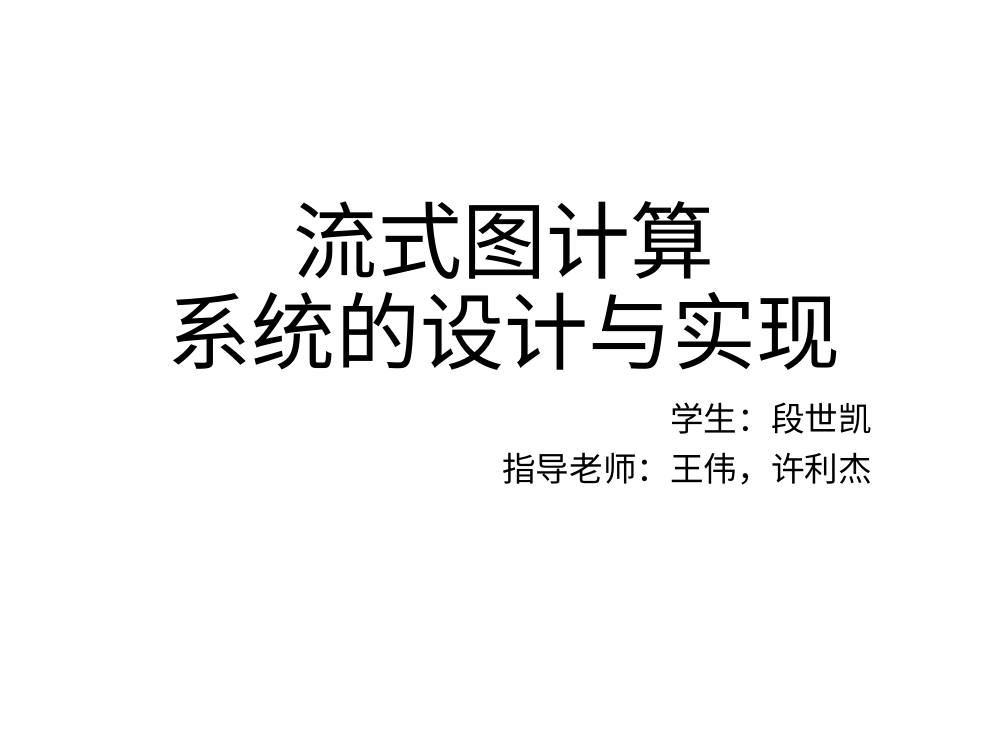
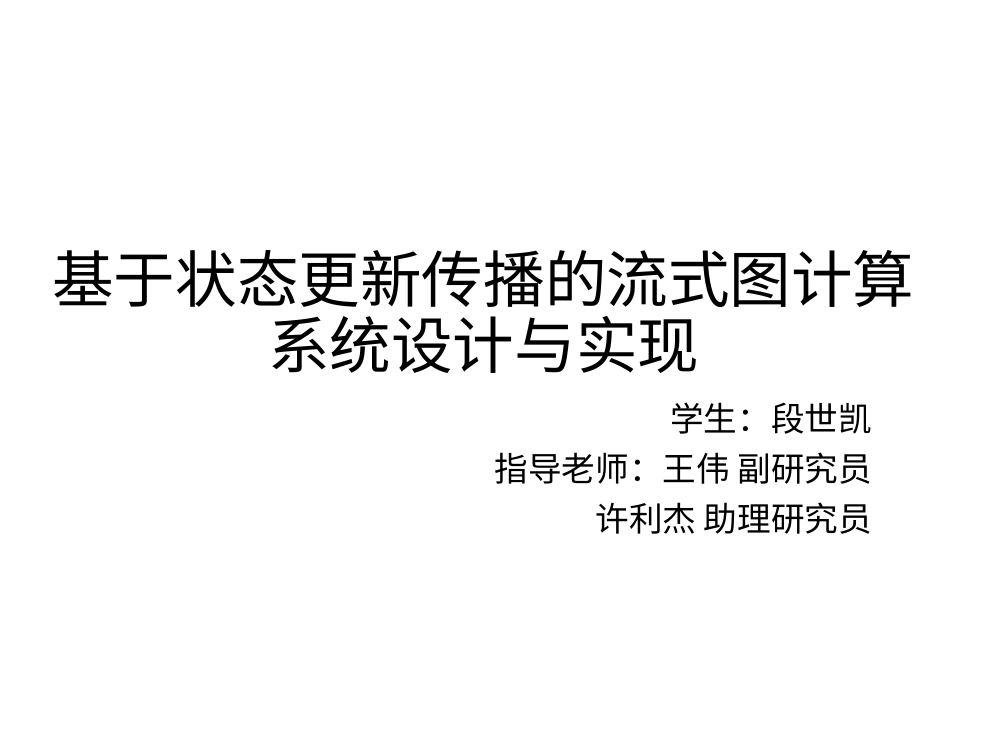
Before and after one commit to DuanSky22/GraduationThesis, a slide deck: slide 1 of 最终答辩/PPT/论文答辩-段世凯-v2.0.pptx. Drawn at 1008x756 pixels with LibreOffice and Linux fonts; fonts in the diff are those of the drawing. Boxes give left, top, right and bottom in pixels: in the first picture for what was removed or moved away, otherwise in the second. Text is boxed around its words. In the diff, an @@ line names an element or a change of style, - is before the commit and + after.

Commit message:
终于完成了毕业设计！！！！！！

```diff
--- a/最终答辩/PPT/论文答辩-段世凯-v2.0.pptx
+++ b/最终答辩/PPT/论文答辩-段世凯-v2.0.pptx
@@ title at bbox=[52, 250, 914, 373]: text changed; size 60 to 44 pt @@
-流式图计算
-系统的设计与实现
+基于状态更新传播的流式图计算系统设计与实现
@@ subtitle at bbox=[495, 452, 872, 534]: text changed @@
-指导老师：王伟，许利杰
+指导老师：王伟 副研究员
+许利杰 助理研究员
```
Also in this commit, not shown: 6 other slides changed, 28 other files.
